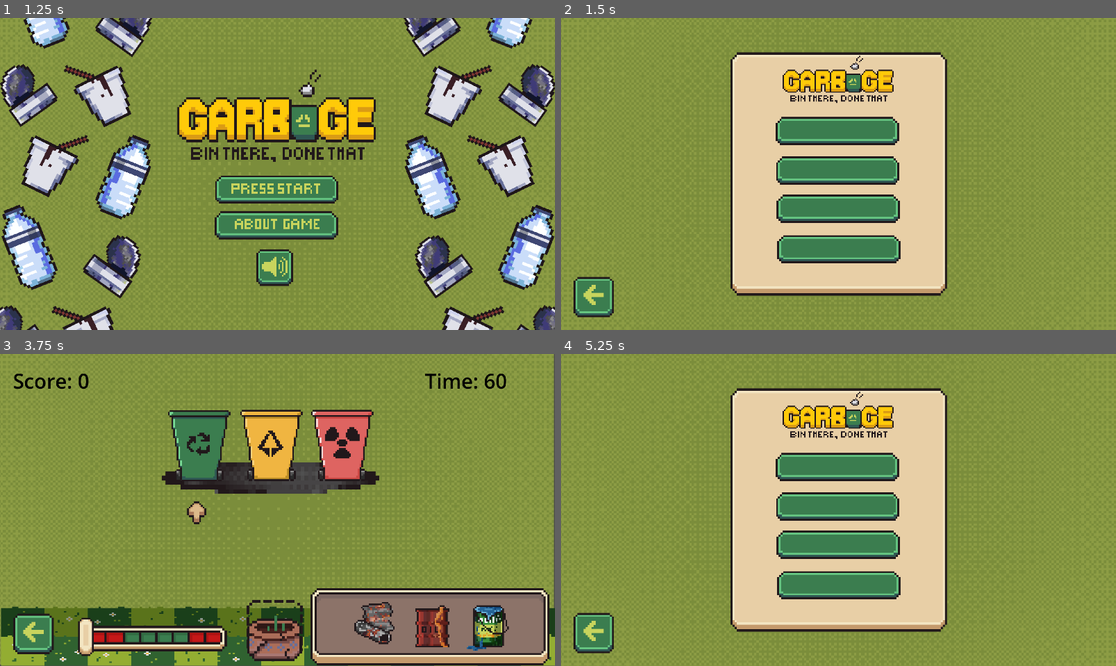
Above: before the commit, frames 1-4 (two rows, left to right).
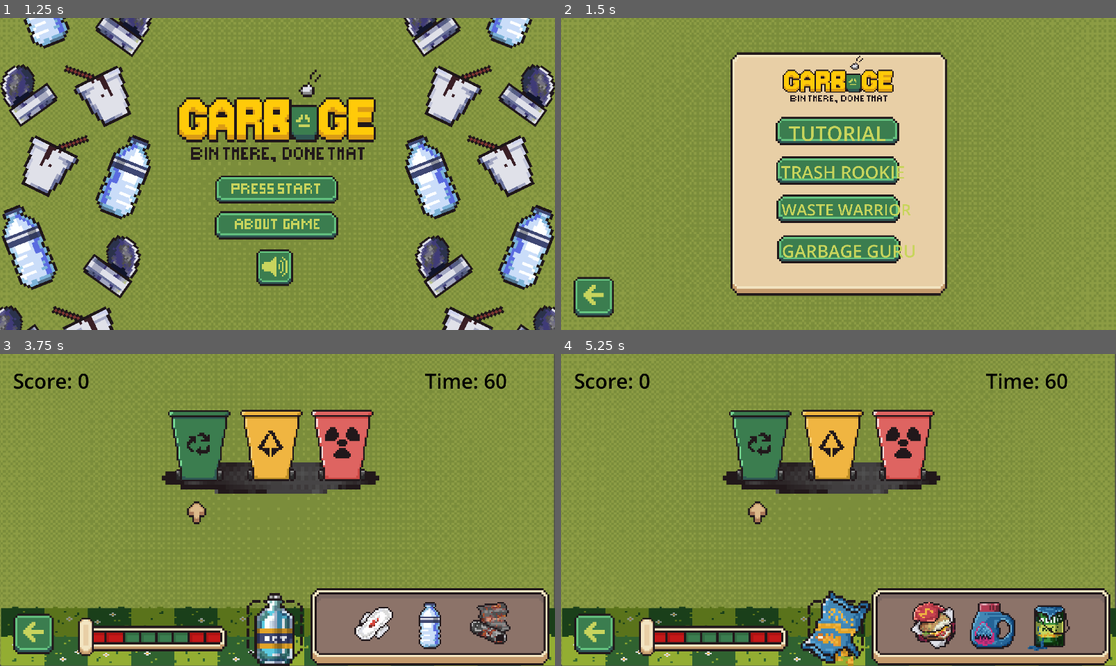
Above: after the commit, the same moments.

Repository: psanoy17/GarbageGame
Game: Godot game, scene res://scenes/main_menu.tscn
Two runs of this game, one before a commit and one after it. Both use one fixed random seed, a clock stepped at 60 frames per second and the inputs below.
Inputs (mouse positions are in pixels of both pictures, inside the frame that each line leads up to):
- Up to frame 1 (1.25 s): click (277, 220) at 0.5 s
- Up to frame 2 (1.5 s): click (838, 186) at 1.25 s
- Up to frame 3 (3.75 s): click (33, 631) at 2 s; click (277, 522) at 2.75 s; click (277, 463) at 3.5 s
- Up to frame 4 (5.25 s): click (594, 634) at 4.25 s; click (838, 500) at 5 s

Frame 1 is identical in both runs. In frame 2, 1.5% of the frame differs, in the area x 39-64%, y 34-77%; in frame 3, 4.0%; in frame 4, 47%, in the area x 0-100%, y 0-100%.

Commit message:
Scoring System fixed

Diff:
--- /dev/null
+++ b/scenes/aboutgame.tscn
@@ -0,0 +1,167 @@
+[gd_scene load_steps=10 format=3 uid="uid://b4l00nn1my8ox"]
+
+[ext_resource type="Texture2D" uid="uid://3alwm13wfcct" path="res://assets/Backgrounds/Background_Asset2.PNG" id="1_ctqp3"]
+[ext_resource type="Texture2D" uid="uid://dofcvcix0xjpg" path="res://assets/Buttons-Pop-up/UnclickedBack_Button.PNG" id="2_q808y"]
+[ext_resource type="Texture2D" uid="uid://byxi1073tyol3" path="res://assets/Buttons-Pop-up/ClickedBack_Button.PNG" id="3_4ng5l"]
+[ext_resource type="Texture2D" uid="uid://bdb82020guhlq" path="res://assets/Buttons-Pop-up/UnclickedLong_Button.PNG" id="4_mnm74"]
+[ext_resource type="Texture2D" uid="uid://beyo6spvk5nn0" path="res://assets/Buttons-Pop-up/ClickedLong_Button.PNG" id="5_13v7r"]
+[ext_resource type="FontFile" uid="uid://5kanbd1bjglj" path="res://Ranyth_upperlower.ttf" id="6_1xism"]
+[ext_resource type="Texture2D" uid="uid://bs77ce7buldif" path="res://assets/Panels/BigSquare_Panel.PNG" id="7_ekhji"]
+
+[sub_resource type="StyleBoxTexture" id="StyleBoxTexture_qpjxb"]
+texture = ExtResource("1_ctqp3")
+
+[sub_resource type="StyleBoxTexture" id="StyleBoxTexture_iohbd"]
+texture = ExtResource("7_ekhji")
+
+[node name="AboutGame" type="Control"]
+layout_mode = 3
+anchors_preset = 15
+anchor_right = 1.0
+anchor_bottom = 1.0
+grow_horizontal = 2
+grow_vertical = 2
+
+[node name="Background" type="Panel" parent="."]
+layout_mode = 1
+anchors_preset = 15
+anchor_right = 1.0
+anchor_bottom = 1.0
+offset_left = 1.0
+offset_right = 1.0
+grow_horizontal = 2
+grow_vertical = 2
+theme_override_styles/panel = SubResource("StyleBoxTexture_qpjxb")
+
+[node name="BackBtn" type="TextureButton" parent="."]
+layout_mode = 1
+anchors_preset = 2
+anchor_top = 1.0
+anchor_bottom = 1.0
+offset_top = -228.0
+offset_right = 224.0
+offset_bottom = -4.0
+grow_vertical = 0
+texture_normal = ExtResource("2_q808y")
+texture_pressed = ExtResource("3_4ng5l")
+
+[node name="RulesBtn" type="TextureButton" parent="."]
+layout_mode = 1
+anchors_preset = 8
+anchor_left = 0.5
+anchor_top = 0.5
+anchor_right = 0.5
+anchor_bottom = 0.5
+offset_left = -802.0
+offset_top = -441.0
+offset_right = -354.0
+offset_bottom = -362.0
+grow_horizontal = 2
+grow_vertical = 2
+texture_normal = ExtResource("4_mnm74")
+texture_pressed = ExtResource("5_13v7r")
+ignore_texture_size = true
+stretch_mode = 3
+
+[node name="RulesLbl" type="Label" parent="RulesBtn"]
+layout_mode = 0
+offset_top = 15.0
+offset_right = 428.0
+offset_bottom = 94.0
+theme_override_colors/font_color = Color(0.784314, 0.835294, 0.360784, 1)
+theme_override_fonts/font = ExtResource("6_1xism")
+theme_override_font_sizes/font_size = 70
+text = "RULES"
+horizontal_alignment = 1
+vertical_alignment = 1
+
+[node name="TextureButton4" type="TextureButton" parent="."]
+layout_mode = 1
+anchors_preset = 8
+anchor_left = 0.5
+anchor_top = 0.5
+anchor_right = 0.5
+anchor_bottom = 0.5
+offset_left = -802.0
+offset_top = -292.0
+offset_right = -354.0
+offset_bottom = -213.0
+grow_horizontal = 2
+grow_vertical = 2
+texture_normal = ExtResource("4_mnm74")
+texture_pressed = ExtResource("5_13v7r")
+ignore_texture_size = true
+stretch_mode = 3
+
+[node name="PointsLbl" type="Label" parent="TextureButton4"]
+offset_top = 17.0
+offset_right = 428.0
+offset_bottom = 96.0
+theme_override_colors/font_color = Color(0.784314, 0.835294, 0.360784, 1)
+theme_override_fonts/font = ExtResource("6_1xism")
+theme_override_font_sizes/font_size = 70
+text = "POINTS"
+horizontal_alignment = 1
+
+[node name="TextureButton5" type="TextureButton" parent="."]
+layout_mode = 1
+anchors_preset = 8
+anchor_left = 0.5
+anchor_top = 0.5
+anchor_right = 0.5
+anchor_bottom = 0.5
+offset_left = -802.0
+offset_top = -142.0
+offset_right = -354.0
+offset_bottom = -63.0
+grow_horizontal = 2
+grow_vertical = 2
+texture_normal = ExtResource("4_mnm74")
+texture_pressed = ExtResource("5_13v7r")
+ignore_texture_size = true
+stretch_mode = 3
+
+[node name="LeaderboardLbl" type="Label" parent="TextureButton5"]
+offset_top = 21.0
+offset_right = 448.0
+offset_bottom = 100.0
+theme_override_colors/font_color = Color(0.784314, 0.835294, 0.360784, 1)
+theme_override_fonts/font = ExtResource("6_1xism")
+theme_override_font_sizes/font_size = 60
+text = "LEADERBOARD"
+horizontal_alignment = 1
+
+[node name="TextureButton6" type="TextureButton" parent="."]
+layout_mode = 1
+anchors_preset = 8
+anchor_left = 0.5
+anchor_top = 0.5
+anchor_right = 0.5
+anchor_bottom = 0.5
+offset_left = -802.0
+offset_top = 3.0
+offset_right = -354.0
+offset_bottom = 82.0
+grow_horizontal = 2
+grow_vertical = 2
+texture_normal = ExtResource("4_mnm74")
+texture_pressed = ExtResource("5_13v7r")
+ignore_texture_size = true
+stretch_mode = 3
+
+[node name="CreatorsLbl" type="Label" parent="TextureButton6"]
+offset_top = 17.0
+offset_right = 428.0
+offset_bottom = 96.0
+theme_override_colors/font_color = Color(0.784314, 0.835294, 0.360784, 1)
+theme_override_fonts/font = ExtResource("6_1xism")
+theme_override_font_sizes/font_size = 70
+text = "CREATORS"
+horizontal_alignment = 1
+
+[node name="Panel" type="Panel" parent="."]
+layout_mode = 0
+offset_left = 636.0
+offset_right = 1920.0
+offset_bottom = 1080.0
+theme_override_styles/panel = SubResource("StyleBoxTexture_iohbd")
--- a/scenes/game.gd
+++ b/scenes/game.gd
@@ -135,18 +135,21 @@
 
 func check_throw_success() -> void:
 	var current_pos = $PowerBarIndicator.position.x
-
-	if current_pos >= green_zone_start and current_pos <= green_zone_end:
-		start_throw_animation()
-	elif current_pos < green_zone_start:
-		start_weak_throw_animation()  # Weak throw outside the bins
-	elif current_pos > green_zone_end:
-		start_strong_throw_animation()  # Strong throw outside the bins
+	var is_good_power = current_pos >= green_zone_start and current_pos <= green_zone_end
+
+	if is_good_power:
+		start_throw_animation(true)  # Pass power accuracy
+	else:
+		# Wrong power, either weak or strong throw
+		if current_pos < green_zone_start:
+			start_weak_throw_animation()
+		else:
+			start_strong_throw_animation()
 
 	$PowerBarIndicator.position.x = power_bar_range.x
 	can_throw = true
 
-func start_throw_animation() -> void:
+func start_throw_animation(is_good_power: bool) -> void:
 	throwing = true
 	throw_progress = 0.0
 	throw_start_pos = $PlaceholderAsset.position
@@ -154,16 +157,18 @@
 	for child in $PlaceholderAsset.get_children():
 		child.queue_free()
 
-	# Create a temporary sprite for the garbage being thrown
 	var garbage_sprite = Sprite2D.new()
 	garbage_sprite.texture = props[current_index]["texture"]
 	garbage_sprite.position = throw_start_pos
-	garbage_sprite.rotation = 0  # Reset rotation
+	garbage_sprite.rotation = 0
 	garbage_sprite.name = "TemporaryGarbage"
 	add_child(garbage_sprite)
 
 	var bins = $Bins.get_children()
 	throw_target_pos = bins[selected_bin].position
+
+	# Store the power accuracy for scoring
+	garbage_sprite.set_meta("good_power", is_good_power)
 
 func start_weak_throw_animation() -> void:
 	throwing = true
@@ -173,16 +178,15 @@
 	for child in $PlaceholderAsset.get_children():
 		child.queue_free()
 
-	# Create a temporary sprite for the garbage being thrown
 	var garbage_sprite = Sprite2D.new()
 	garbage_sprite.texture = props[current_index]["texture"]
 	garbage_sprite.position = throw_start_pos
-	garbage_sprite.rotation = 0  # Reset rotation
+	garbage_sprite.rotation = 0
 	garbage_sprite.name = "TemporaryGarbage"
 	add_child(garbage_sprite)
 
-	# Make the target position outside the bins, simulating a weak throw
-	throw_target_pos = Vector2(-100, throw_start_pos.y)  # Adjust this position
+	throw_target_pos = Vector2(-100, throw_start_pos.y)
+	garbage_sprite.set_meta("good_power", false)
 
 func start_strong_throw_animation() -> void:
 	throwing = true
@@ -192,51 +196,45 @@
 	for child in $PlaceholderAsset.get_children():
 		child.queue_free()
 
-	# Create a temporary sprite for the garbage being thrown
 	var garbage_sprite = Sprite2D.new()
 	garbage_sprite.texture = props[current_index]["texture"]
 	garbage_sprite.position = throw_start_pos
-	garbage_sprite.rotation = 0  # Reset rotation
+	garbage_sprite.rotation = 0
 	garbage_sprite.name = "TemporaryGarbage"
 	add_child(garbage_sprite)
 
-	# Make the target position outside the bins, simulating a strong throw
-	throw_target_pos = Vector2(1500, throw_start_pos.y)  # Adjust this position
+	throw_target_pos = Vector2(1500, throw_start_pos.y)
+	garbage_sprite.set_meta("good_power", false)
 
 func complete_throw() -> void:
+	var prop_category = props[current_index]["category"]
+	var garbage_sprite = get_node("TemporaryGarbage")
+	var is_good_power = garbage_sprite.get_meta("good_power")
+
+	if is_good_power:
+		if selected_bin == prop_category:
+			# Right bin, right power
+			score += 10
+		else:
+			# Wrong bin, right power
+			score -= 5
+	else:
+		# Wrong power, regardless of bin
+		score += 0
+
+	$ScoreLabel.text = "Score: " + str(score)
+
+	current_index += 1
 	if current_index < props.size():
-		var prop_category = props[current_index]["category"]
-		var current_pos = $PowerBarIndicator.position.x
-
-		# Check for scoring conditions based on the category and power zone
-		if selected_bin == prop_category and current_pos >= green_zone_start and current_pos <= green_zone_end:
-			score += 10  # Correct bin and correct power
-			print("Correct! Score: ", score)
-		elif selected_bin == prop_category:  # Right bin, but wrong power
-			score -= 0  # No penalty for incorrect power
-			print("Wrong power! Score: ", score)
-		elif current_pos >= green_zone_start and current_pos <= green_zone_end:  # Right power but wrong bin
-			score -= 5  # Wrong bin
-			print("Wrong bin! Score: ", score)
-		else:  # Wrong bin and wrong power
-			score -= 0  # No change in score
-			print("Neutral. Score: ", score)
-
-		$ScoreLabel.text = "Score: " + str(score)
-
-		current_index += 1
-		if current_index < props.size():
-			# Clean up the temporary garbage sprite
-			if has_node("TemporaryGarbage"):
-				get_node("TemporaryGarbage").queue_free()
-
-			# Prepare for the next item
-			populate_placeholder()
-			populate_sorting_tray()
-		else:
-			game_active = false
-			$GameOverLabel.text = "You Win!\nFinal Score: " + str(score)
-			$GameOverLabel.show()
+		if has_node("TemporaryGarbage"):
+			get_node("TemporaryGarbage").queue_free()
+
+		populate_placeholder()
+		populate_sorting_tray()
+	else:
+		game_active = false
+		$GameOverLabel.text = "You Win!\nFinal Score: " + str(score)
+		$GameOverLabel.show()
 
 func update_arrow_position() -> void:
 	var bins = $Bins.get_children()
--- a/scenes/game.tscn
+++ /dev/null
@@ -1,120 +0,0 @@
-[gd_scene load_steps=17 format=3 uid="uid://b5dbgblffncpv"]
-
-[ext_resource type="Texture2D" uid="uid://3alwm13wfcct" path="res://assets/Backgrounds/Background_Asset2.PNG" id="1_0g7ng"]
-[ext_resource type="Script" path="res://scenes/game.gd" id="1_kk4vm"]
-[ext_resource type="Texture2D" uid="uid://bikw8ol8vgfkl" path="res://assets/Props-Objects/Recyclable_Bin.PNG" id="2_spnkf"]
-[ext_resource type="Texture2D" uid="uid://dq7w3ydniulc8" path="res://assets/Props-Objects/Residual_Bin.PNG" id="3_v1pry"]
-[ext_resource type="Texture2D" uid="uid://c87nvripx1ldl" path="res://assets/Props-Objects/Hazardous_Bin.PNG" id="4_lrjqh"]
-[ext_resource type="Texture2D" uid="uid://ccep4af6oigf7" path="res://assets/Backgrounds/BackgroundDesign_Asset.PNG" id="5_laa5l"]
-[ext_resource type="Texture2D" uid="uid://c4qumlxt3kfhc" path="res://assets/Backgrounds/BackgroundDesign_Asset(1).PNG" id="6_ojjvd"]
-[ext_resource type="Texture2D" uid="uid://cikthd0clc30f" path="res://assets/Heads-up Display/EasyPowerBar_Asset.PNG" id="7_5bv8a"]
-[ext_resource type="Texture2D" uid="uid://cg8qjwauvg6ha" path="res://assets/Heads-up Display/Arrow.PNG" id="9_fgtel"]
-[ext_resource type="Texture2D" uid="uid://dtghce2231t4s" path="res://assets/Heads-up Display/Bar_Asset.PNG" id="10_pxw4l"]
-[ext_resource type="Texture2D" uid="uid://c5hch8a56wolr" path="res://assets/Heads-up Display/SortingTray_Asset.PNG" id="11_l18at"]
-[ext_resource type="Texture2D" uid="uid://dqb5cks58no6g" path="res://assets/Heads-up Display/Placeholder_Asset.PNG" id="12_3seea"]
-[ext_resource type="Texture2D" uid="uid://dofcvcix0xjpg" path="res://assets/Buttons-Pop-up/UnclickedBack_Button.PNG" id="13_jm654"]
-[ext_resource type="Texture2D" uid="uid://byxi1073tyol3" path="res://assets/Buttons-Pop-up/ClickedBack_Button.PNG" id="14_sppgh"]
-
-[sub_resource type="StyleBoxTexture" id="StyleBoxTexture_s035w"]
-texture = ExtResource("1_0g7ng")
-
-[sub_resource type="LabelSettings" id="LabelSettings_2r2j8"]
-font_size = 70
-font_color = Color(0, 0, 0, 1)
-
-[node name="Game" type="Node2D"]
-script = ExtResource("1_kk4vm")
-
-[node name="Panel" type="Panel" parent="."]
-z_index = -5
-offset_right = 1916.0
-offset_bottom = 1075.0
-theme_override_styles/panel = SubResource("StyleBoxTexture_s035w")
-
-[node name="Bins" type="Node2D" parent="."]
-
-[node name="RecyclableBin" type="Sprite2D" parent="Bins"]
-position = Vector2(689, 291)
-texture = ExtResource("2_spnkf")
-
-[node name="ResidualBin" type="Sprite2D" parent="Bins"]
-position = Vector2(939, 290)
-texture = ExtResource("3_v1pry")
-
-[node name="HazardousBin" type="Sprite2D" parent="Bins"]
-position = Vector2(1184, 290)
-texture = ExtResource("4_lrjqh")
-
-[node name="BackgroundDesignAsset" type="Sprite2D" parent="Bins"]
-z_index = -3
-position = Vector2(936.125, 390.75)
-scale = Vector2(1.85212, 2.23438)
-texture = ExtResource("5_laa5l")
-
-[node name="BackgroundDesignAsset(1)" type="Sprite2D" parent="."]
-z_index = -4
-position = Vector2(963, 760.5)
-scale = Vector2(0.936523, 0.62207)
-texture = ExtResource("6_ojjvd")
-
-[node name="Control" type="Control" parent="."]
-layout_mode = 3
-anchors_preset = 0
-offset_right = 1921.0
-offset_bottom = 1082.0
-
-[node name="Arrow" type="Sprite2D" parent="Control"]
-position = Vector2(696, 570)
-texture = ExtResource("9_fgtel")
-
-[node name="SortingTrayAsset" type="Sprite2D" parent="."]
-position = Vector2(1488, 937)
-texture = ExtResource("11_l18at")
-
-[node name="PlaceholderAsset" type="Sprite2D" parent="."]
-position = Vector2(946, 966)
-scale = Vector2(1.08333, 1.09028)
-texture = ExtResource("12_3seea")
-
-[node name="PowerBarIndicator" type="Sprite2D" parent="."]
-z_index = 1
-position = Vector2(359, 979)
-texture = ExtResource("10_pxw4l")
-
-[node name="PowerBar" type="Sprite2D" parent="."]
-position = Vector2(537, 981)
-texture = ExtResource("7_5bv8a")
-
-[node name="ScoreLabel" type="Label" parent="."]
-offset_left = 45.0
-offset_top = 34.0
-offset_right = 442.0
-offset_bottom = 152.0
-text = "Score: "
-label_settings = SubResource("LabelSettings_2r2j8")
-vertical_alignment = 1
-autowrap_mode = 3
-
-[node name="TimerLabel" type="Label" parent="."]
-offset_left = 1470.0
-offset_top = 34.0
-offset_right = 1867.0
-offset_bottom = 152.0
-text = "Time: "
-label_settings = SubResource("LabelSettings_2r2j8")
-vertical_alignment = 1
-autowrap_mode = 3
-
-[node name="BackBtn" type="TextureButton" parent="."]
-anchors_preset = 2
-anchor_top = 1.0
-anchor_bottom = 1.0
-offset_left = 4.0
-offset_top = 857.0
-offset_right = 228.0
-offset_bottom = 1081.0
-grow_vertical = 0
-texture_normal = ExtResource("13_jm654")
-texture_pressed = ExtResource("14_sppgh")
-
-[connection signal="pressed" from="BackBtn" to="." method="_on_back_btn_pressed"]
--- /dev/null
+++ b/scenes/level1.tscn
@@ -0,0 +1,125 @@
+[gd_scene load_steps=18 format=3 uid="uid://b5dbgblffncpv"]
+
+[ext_resource type="Script" path="res://scenes/game.gd" id="1_p6uae"]
+[ext_resource type="Texture2D" uid="uid://3alwm13wfcct" path="res://assets/Backgrounds/Background_Asset2.PNG" id="2_p6eyw"]
+[ext_resource type="Texture2D" uid="uid://bikw8ol8vgfkl" path="res://assets/Props-Objects/Recyclable_Bin.PNG" id="3_ij1fl"]
+[ext_resource type="Texture2D" uid="uid://dq7w3ydniulc8" path="res://assets/Props-Objects/Residual_Bin.PNG" id="4_6slpb"]
+[ext_resource type="Texture2D" uid="uid://c87nvripx1ldl" path="res://assets/Props-Objects/Hazardous_Bin.PNG" id="5_2ws36"]
+[ext_resource type="Texture2D" uid="uid://ccep4af6oigf7" path="res://assets/Backgrounds/BackgroundDesign_Asset.PNG" id="6_hme4m"]
+[ext_resource type="Texture2D" uid="uid://c4qumlxt3kfhc" path="res://assets/Backgrounds/BackgroundDesign_Asset(1).PNG" id="7_ucan4"]
+[ext_resource type="Texture2D" uid="uid://cg8qjwauvg6ha" path="res://assets/Heads-up Display/Arrow.PNG" id="8_eedo1"]
+[ext_resource type="Texture2D" uid="uid://c5hch8a56wolr" path="res://assets/Heads-up Display/SortingTray_Asset.PNG" id="9_pmxoo"]
+[ext_resource type="Texture2D" uid="uid://dqb5cks58no6g" path="res://assets/Heads-up Display/Placeholder_Asset.PNG" id="10_0tfa8"]
+[ext_resource type="Texture2D" uid="uid://dtghce2231t4s" path="res://assets/Heads-up Display/Bar_Asset.PNG" id="11_oc6gx"]
+[ext_resource type="Texture2D" uid="uid://cikthd0clc30f" path="res://assets/Heads-up Display/EasyPowerBar_Asset.PNG" id="12_b8vdy"]
+[ext_resource type="FontFile" uid="uid://5kanbd1bjglj" path="res://Ranyth_upperlower.ttf" id="13_gba3p"]
+[ext_resource type="Texture2D" uid="uid://dofcvcix0xjpg" path="res://assets/Buttons-Pop-up/UnclickedBack_Button.PNG" id="14_osujt"]
+[ext_resource type="Texture2D" uid="uid://byxi1073tyol3" path="res://assets/Buttons-Pop-up/ClickedBack_Button.PNG" id="15_ti15o"]
+
+[sub_resource type="StyleBoxTexture" id="StyleBoxTexture_s035w"]
+texture = ExtResource("2_p6eyw")
+
+[sub_resource type="LabelSettings" id="LabelSettings_2r2j8"]
+font_size = 70
+font_color = Color(0, 0, 0, 1)
+
+[node name="Level1" type="Node2D"]
+script = ExtResource("1_p6uae")
+
+[node name="Panel" type="Panel" parent="."]
+z_index = -5
+offset_right = 1916.0
+offset_bottom = 1075.0
+theme_override_styles/panel = SubResource("StyleBoxTexture_s035w")
+
+[node name="Bins" type="Node2D" parent="."]
+
+[node name="RecyclableBin" type="Sprite2D" parent="Bins"]
+position = Vector2(689, 291)
+texture = ExtResource("3_ij1fl")
+
+[node name="ResidualBin" type="Sprite2D" parent="Bins"]
+position = Vector2(939, 290)
+texture = ExtResource("4_6slpb")
+
+[node name="HazardousBin" type="Sprite2D" parent="Bins"]
+position = Vector2(1184, 290)
+texture = ExtResource("5_2ws36")
+
+[node name="BackgroundDesignAsset" type="Sprite2D" parent="Bins"]
+z_index = -3
+position = Vector2(936.125, 390.75)
+scale = Vector2(1.85212, 2.23438)
+texture = ExtResource("6_hme4m")
+
+[node name="BackgroundDesignAsset(1)" type="Sprite2D" parent="."]
+z_index = -4
+position = Vector2(963, 760.5)
+scale = Vector2(0.936523, 0.62207)
+texture = ExtResource("7_ucan4")
+
+[node name="Control" type="Control" parent="."]
+layout_mode = 3
+anchors_preset = 0
+offset_right = 1921.0
+offset_bottom = 1082.0
+
+[node name="Arrow" type="Sprite2D" parent="Control"]
+position = Vector2(696, 570)
+texture = ExtResource("8_eedo1")
+
+[node name="SortingTrayAsset" type="Sprite2D" parent="."]
+position = Vector2(1488, 937)
+texture = ExtResource("9_pmxoo")
+
+[node name="PlaceholderAsset" type="Sprite2D" parent="."]
+position = Vector2(946, 966)
+scale = Vector2(1.08333, 1.09028)
+texture = ExtResource("10_0tfa8")
+
+[node name="PowerBarIndicator" type="Sprite2D" parent="."]
+z_index = 1
+position = Vector2(359, 979)
+texture = ExtResource("11_oc6gx")
+
+[node name="PowerBar" type="Sprite2D" parent="."]
+position = Vector2(537, 981)
+texture = ExtResource("12_b8vdy")
+
+[node name="ScoreLabel" type="Label" parent="."]
+offset_left = 45.0
+offset_top = 34.0
+offset_right = 442.0
+offset_bottom = 152.0
+theme_override_colors/font_color = Color(0.298039, 0.282353, 0.278431, 1)
+theme_override_fonts/font = ExtResource("13_gba3p")
+text = "Score: "
+label_settings = SubResource("LabelSettings_2r2j8")
+vertical_alignment = 1
+autowrap_mode = 3
+
+[node name="TimerLabel" type="Label" parent="."]
+offset_left = 1470.0
+offset_top = 34.0
+offset_right = 1867.0
+offset_bottom = 152.0
+theme_override_colors/font_color = Color(0.298039, 0.282353, 0.278431, 1)
+theme_override_fonts/font = ExtResource("13_gba3p")
+text = "Time: "
+label_settings = SubResource("LabelSettings_2r2j8")
+vertical_alignment = 1
+autowrap_mode = 3
+
+[node name="BackBtn" type="TextureButton" parent="."]
+anchors_preset = 2
+anchor_top = 1.0
+anchor_bottom = 1.0
+offset_left = 4.0
+offset_top = 857.0
+offset_right = 228.0
+offset_bottom = 1081.0
+grow_vertical = 0
+texture_normal = ExtResource("14_osujt")
+texture_pressed = ExtResource("15_ti15o")
+
+[connection signal="pressed" from="BackBtn" to="." method="_on_back_btn_pressed"]
--- a/scenes/press_start.gd
+++ b/scenes/press_start.gd
@@ -17,5 +17,10 @@
 
 
 func _on_texture_button_pressed() -> void:
-	get_tree().change_scene_to_file("res://scenes/game.tscn")
+	get_tree().change_scene_to_file("res://scenes/level1.tscn")
 	pass # Replace with function body.
+
+
+func _on_texture_button_2_pressed() -> void:
+	get_tree().change_scene_to_file("res://scenes/level1.tscn")
+	pass # Replace with function body.
--- a/scenes/press_start.tscn
+++ b/scenes/press_start.tscn
@@ -8,6 +8,7 @@
 [ext_resource type="Texture2D" uid="uid://byxi1073tyol3" path="res://assets/Buttons-Pop-up/ClickedBack_Button.PNG" id="5_pg07q"]
 [ext_resource type="Texture2D" uid="uid://bdb82020guhlq" path="res://assets/Buttons-Pop-up/UnclickedLong_Button.PNG" id="6_g7xgq"]
 [ext_resource type="Texture2D" uid="uid://beyo6spvk5nn0" path="res://assets/Buttons-Pop-up/ClickedLong_Button.PNG" id="7_a0dst"]
+[ext_resource type="FontFile" uid="uid://5kanbd1bjglj" path="res://Ranyth_upperlower.ttf" id="9_txmkf"]
 
 [sub_resource type="StyleBoxTexture" id="StyleBoxTexture_26sbf"]
 texture = ExtResource("1_8yjgs")
@@ -93,6 +94,18 @@
 ignore_texture_size = true
 stretch_mode = 3
 
+[node name="RulesLbl" type="Label" parent="Background/Panel/TextureButton"]
+offset_left = 24.0
+offset_top = 17.0
+offset_right = 420.0
+offset_bottom = 96.0
+theme_override_colors/font_color = Color(0.784314, 0.835294, 0.360784, 1)
+theme_override_fonts/font = ExtResource("9_txmkf")
+theme_override_font_sizes/font_size = 70
+text = "TUTORIAL"
+horizontal_alignment = 1
+vertical_alignment = 1
+
 [node name="TextureButton2" type="TextureButton" parent="Background/Panel"]
 layout_mode = 1
 anchors_preset = 8
@@ -111,6 +124,18 @@
 ignore_texture_size = true
 stretch_mode = 3
 
+[node name="RulesLbl" type="Label" parent="Background/Panel/TextureButton2"]
+offset_left = 24.0
+offset_top = 17.0
+offset_right = 420.0
+offset_bottom = 96.0
+theme_override_colors/font_color = Color(0.784314, 0.835294, 0.360784, 1)
+theme_override_fonts/font = ExtResource("9_txmkf")
+theme_override_font_sizes/font_size = 60
+text = "TRASH ROOKIE"
+horizontal_alignment = 1
+vertical_alignment = 1
+
 [node name="TextureButton3" type="TextureButton" parent="Background/Panel"]
 layout_mode = 1
 anchors_preset = 8
@@ -129,6 +154,18 @@
 ignore_texture_size = true
 stretch_mode = 3
 
+[node name="RulesLbl" type="Label" parent="Background/Panel/TextureButton3"]
+offset_left = 24.0
+offset_top = 17.0
+offset_right = 420.0
+offset_bottom = 96.0
+theme_override_colors/font_color = Color(0.784314, 0.835294, 0.360784, 1)
+theme_override_fonts/font = ExtResource("9_txmkf")
+theme_override_font_sizes/font_size = 55
+text = "WASTE WARRIOR"
+horizontal_alignment = 1
+vertical_alignment = 1
+
 [node name="TextureButton4" type="TextureButton" parent="Background/Panel"]
 layout_mode = 1
 anchors_preset = 8
@@ -147,5 +184,18 @@
 ignore_texture_size = true
 stretch_mode = 3
 
+[node name="RulesLbl" type="Label" parent="Background/Panel/TextureButton4"]
+offset_left = 24.0
+offset_top = 17.0
+offset_right = 420.0
+offset_bottom = 96.0
+theme_override_colors/font_color = Color(0.784314, 0.835294, 0.360784, 1)
+theme_override_fonts/font = ExtResource("9_txmkf")
+theme_override_font_sizes/font_size = 60
+text = "GARBAGE GURU"
+horizontal_alignment = 1
+vertical_alignment = 1
+
 [connection signal="pressed" from="Background/Panel/BackBtn" to="." method="_on_back_btn_pressed"]
 [connection signal="pressed" from="Background/Panel/TextureButton" to="." method="_on_texture_button_pressed"]
+[connection signal="pressed" from="Background/Panel/TextureButton2" to="." method="_on_texture_button_2_pressed"]
Not shown: 1 places in scenes/press_start.tscn that only renumber resources
